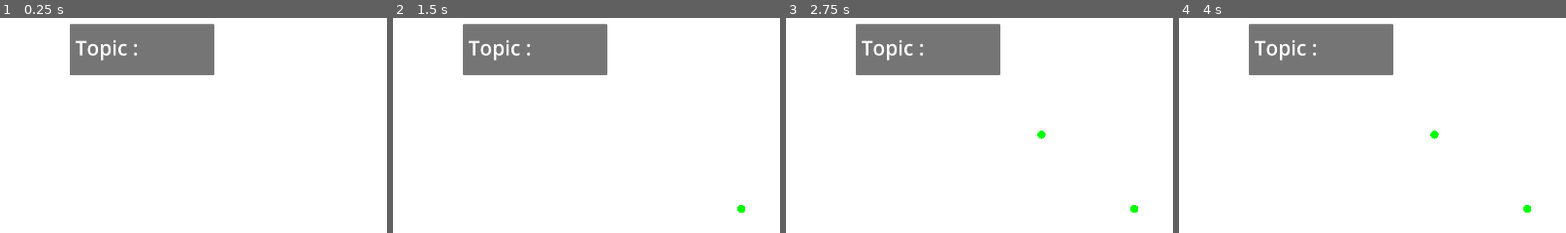
Above: before the commit, frames 1-4 (left to right).
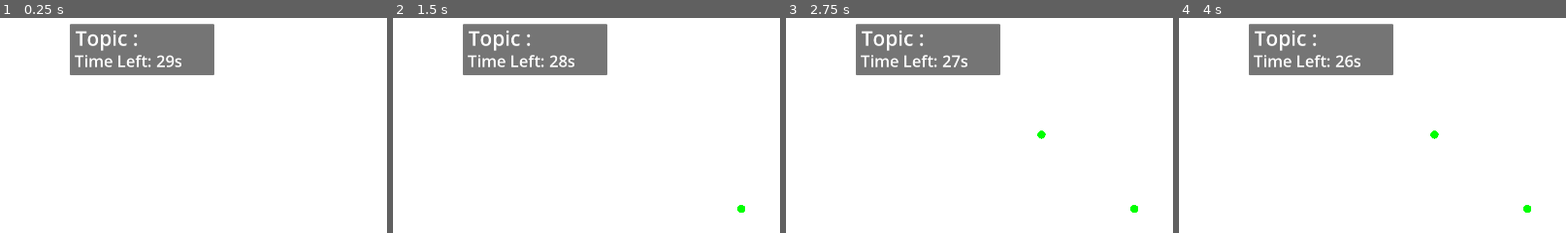
Above: after the commit, the same moments.

Repository: pvmathew/denliner
Game: Godot game, scene res://Scenes/Drawing/first_drawing.tscn
The game is run twice, just before and just after one commit, with the same random seed, the same clock (stepped at 60 frames per second) and the same inputs. This scene is started directly instead of the project's main scene.
Inputs (mouse positions are % of the whole screen's width and height, from its top left):
- Up to frame 1 (0.25 s): no input
- Up to frame 2 (1.5 s): tap Enter at 0.5 s; move the mouse to (72, 44) at 0.52 s; click (72, 44) at 0.67 s; tap Space at 1.25 s; move the mouse to (30, 54) at 1.27 s; click (30, 54) at 1.42 s
- Up to frame 3 (2.75 s): tap Enter at 2 s; move the mouse to (60, 27) at 2.02 s; click (60, 27) at 2.17 s
- Up to frame 4 (4 s): tap Space at 2.75 s; move the mouse to (45, 70) at 2.77 s; click (45, 70) at 2.92 s; tap Enter at 3.5 s; move the mouse to (80, 65) at 3.52 s; click (80, 65) at 3.67 s
The pictures show only the part of the screen within x 27-77%, y 0-50%; the shares and areas given below are measured in that part.

The runs differ from the first frame. In frame 1, 1.3% of the frame differs, in the area x 19-47%, y 5-23%; in frame 2, 1.3%; in frame 3, 1.3%; in frame 4, 1.3%.

Commit message:
Add a 30s timer to the first drawing scene

Diff:
--- a/Scenes/Drawing/first_drawing.gd
+++ b/Scenes/Drawing/first_drawing.gd
@@ -2,3 +2,11 @@
 
 func _ready():
 	$TopicPanel/Topic.text += GameData.topic
+
+func _process(delta):
+	var time_left = $Timer.time_left
+	$TopicPanel/TimeLeft.text = "Time Left: " + "%02ds" % time_left
+
+
+func _on_timer_timeout():
+	pass # Replace with function body.
--- a/Scenes/Drawing/first_drawing.tscn
+++ b/Scenes/Drawing/first_drawing.tscn
@@ -1,10 +1,13 @@
-[gd_scene load_steps=4 format=3 uid="uid://7puhb5e7fpmr"]
+[gd_scene load_steps=5 format=3 uid="uid://7puhb5e7fpmr"]
 
 [ext_resource type="Script" path="res://Scenes/Drawing/first_drawing.gd" id="1_kl1rj"]
 [ext_resource type="PackedScene" uid="uid://6ncj3v47j56d" path="res://UI/drawing_canvas.tscn" id="2_ni5ja"]
 
 [sub_resource type="Theme" id="Theme_pg172"]
 default_font_size = 50
+
+[sub_resource type="Theme" id="Theme_xy3l7"]
+default_font_size = 40
 
 [node name="FirstDrawing" type="Node2D"]
 script = ExtResource("1_kl1rj")
@@ -16,12 +19,20 @@
 offset_bottom = 154.0
 
 [node name="Topic" type="Label" parent="TopicPanel"]
+layout_mode = 0
 offset_left = 14.0
-offset_top = 24.0
 offset_right = 170.0
-offset_bottom = 93.0
+offset_bottom = 69.0
 theme = SubResource("Theme_pg172")
 text = "Topic :"
+
+[node name="TimeLeft" type="Label" parent="TopicPanel"]
+offset_left = 12.0
+offset_top = 64.0
+offset_right = 193.0
+offset_bottom = 119.0
+theme = SubResource("Theme_xy3l7")
+text = "Time Left"
 
 [node name="DrawingCanvas" parent="." instance=ExtResource("2_ni5ja")]
 custom_minimum_size = Vector2(500, 500)
@@ -32,3 +43,8 @@
 offset_bottom = 1079.0
 grow_horizontal = 1
 grow_vertical = 1
+
+[node name="Timer" type="Timer" parent="."]
+wait_time = 30.0
+one_shot = true
+autostart = true
--- a/UI/drawing_canvas.gd
+++ b/UI/drawing_canvas.gd
@@ -25,15 +25,11 @@
 			current_line = []
 	queue_redraw()
 
-
-# Called when the node enters the scene tree for the first time.
-func _ready():
-	pass # Replace with function body.
-
 func my_draw_polyline(line: Array):
 	if line.is_empty():
 		pass
 	if len(line) > 1:
+		print(line)
 		draw_polyline(line, color, width)
 	else:
 		draw_circle(line.back(), width, color)
